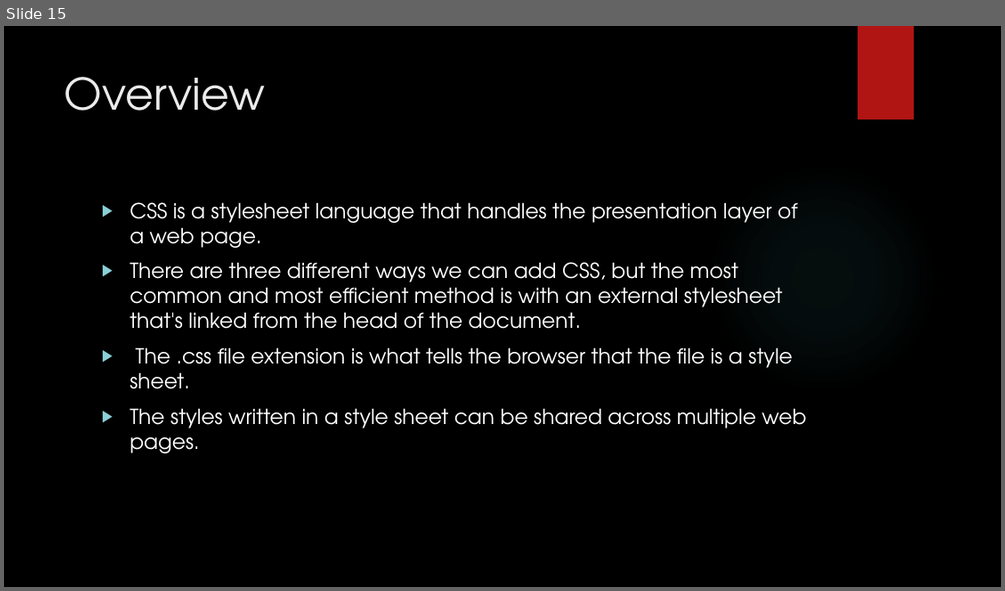
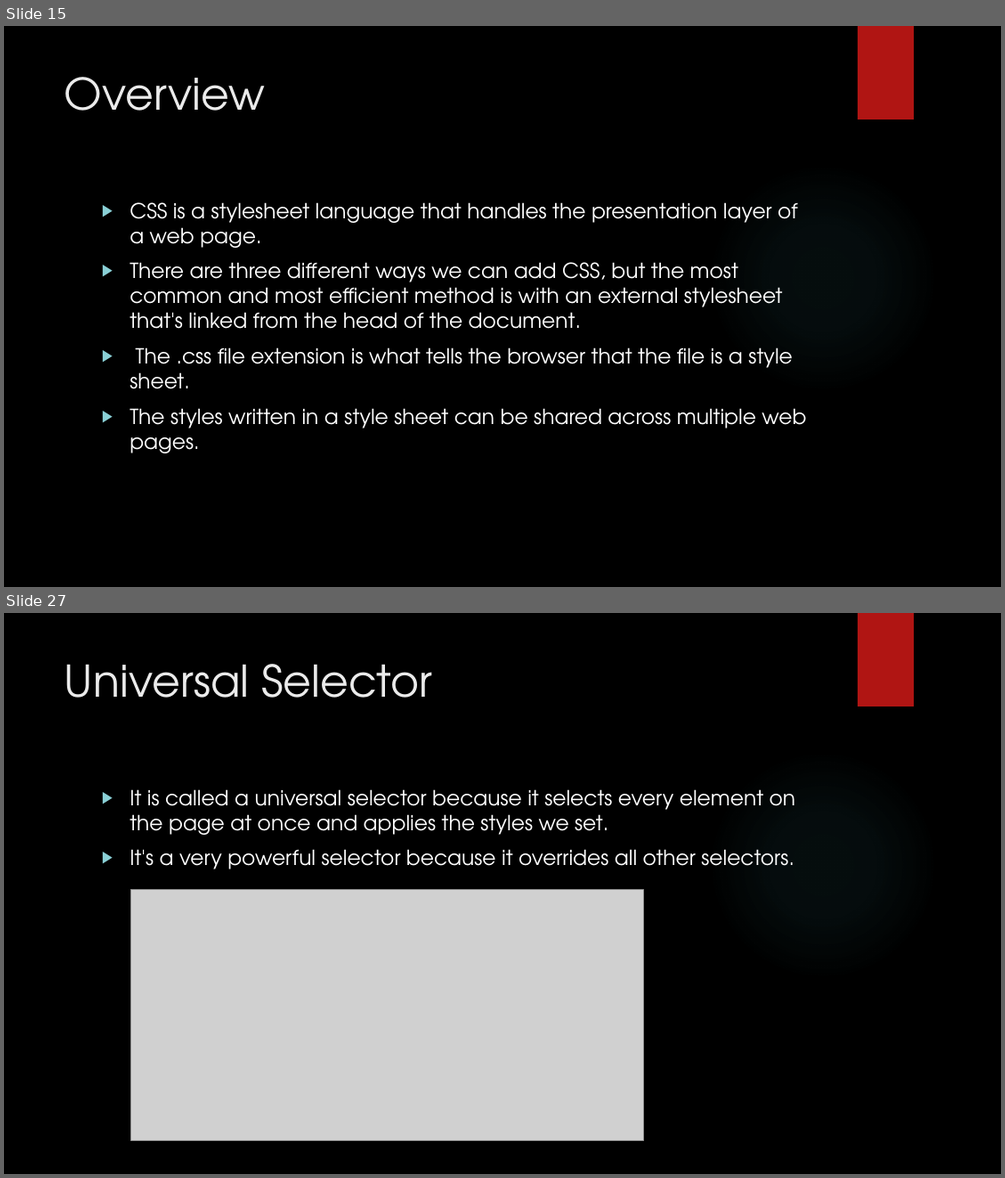
Before and after one commit to xhami558/CSS-Basics, a slide deck: css slides.pptx. Shown one above the other, each under a label of ours: slide 15 before the commit, slides 15 and 27 after it; the slides between them are not shown. The pictures are 1005x591 and 1005x1178 pixels, drawn with LibreOffice and Linux fonts; fonts in the diff are those of the drawing; grey boxes stand for pictures; background and template pictures are left out. Boxes give left, top, right and bottom in pixels: in the first picture for what was removed or moved away, otherwise in the second. Text is boxed around its words. In the diff, an @@ line names an element or a change of style, - is before the commit and + after.

Commit message:
Selectors

```diff
--- a/css slides.pptx
+++ b/css slides.pptx
@@ slide 27 added at <box>4,613,1001,1174</box>, background picture (left out); not listed: 2 template elements that a slide beside it also shows @@
@@ title added at <box>65,664,432,698</box>, 42 pt, text #EBEBEB @@
+Universal Selector
@@ text added at <box>129,789,796,869</box>, 20 pt, text #FFFFFF @@
+▶ It is called a universal selector because it selects every element on the page at once and applies the styles we set.
+▶ It's a very powerful selector because it overrides all other selectors.
@@ picture added at <box>131,890,643,1140</box> @@
```
Also in this commit, not shown: 12 other slides added, 2 other files.
